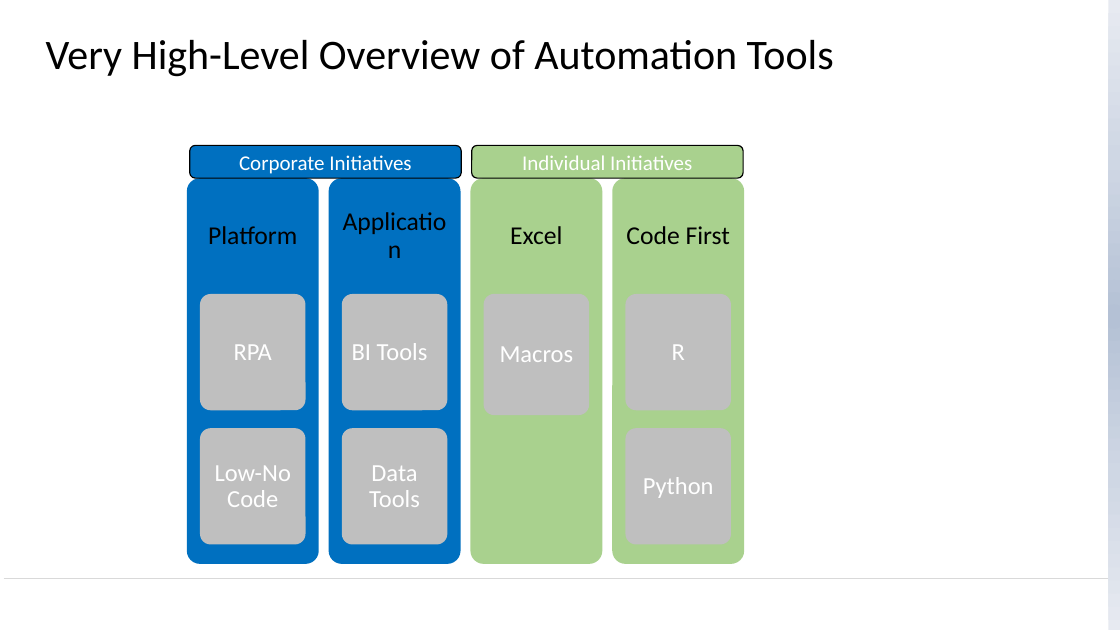
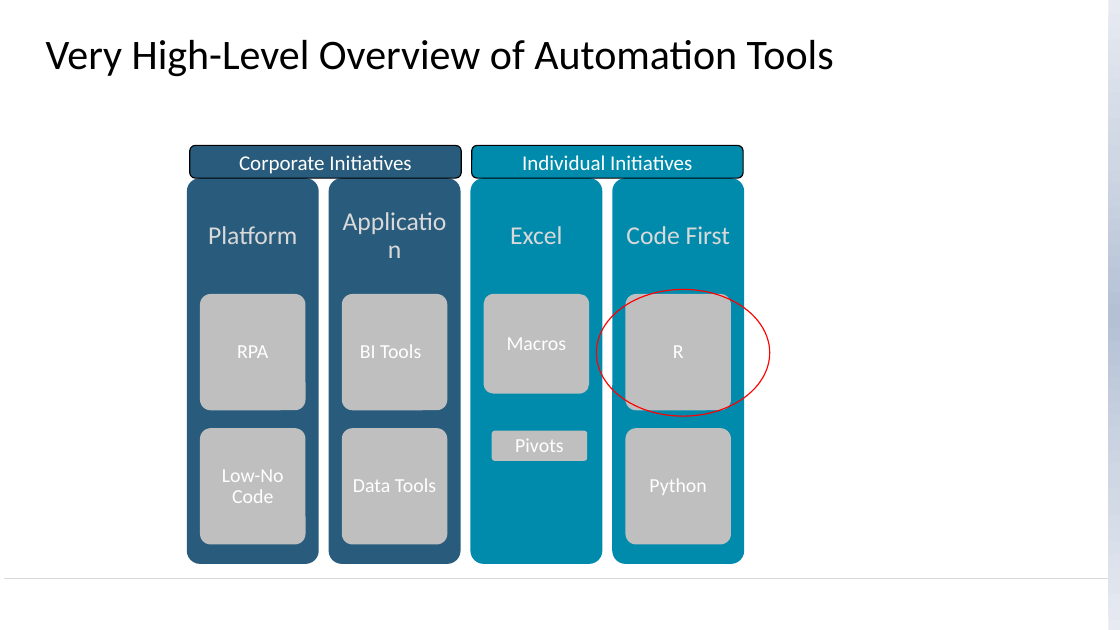
Before and after one commit to newtpm/iia-birmingham, a slide deck: slide 6 of Bravery - Brilliantly Lazy (Automation).pptx (slide 8 before the commit). Drawn at 1120x630 pixels with LibreOffice and Linux fonts; fonts in the diff are those of the drawing; background and template pictures are left out. Boxes give left, top, right and bottom in pixels: in the first picture for what was removed or moved away, otherwise in the second. Text is boxed around its words. In the diff, an @@ line names an element or a change of style, - is before the commit and + after.

```diff
--- a/Bravery - Brilliantly Lazy (Automation).pptx
+++ b/Bravery - Brilliantly Lazy (Automation).pptx
@@ fill #0070C0 to #285B7C in 3 elements at box(190, 145, 461, 178), box(187, 178, 318, 564), box(329, 178, 460, 564) @@
@@ fill #A9D18E to #008BAC in 3 elements at box(472, 145, 744, 178), box(471, 178, 602, 564), box(613, 178, 744, 564) @@
@@ text colour #000000 to #D9D9D9 in 4 elements at box(208, 226, 297, 244), box(329, 178, 460, 294), box(510, 226, 562, 244), box(626, 226, 730, 244) @@
@@ rounded rectangle: place and size @@
-rounded rectangle at box(484, 294, 590, 415)
+rounded rectangle at box(484, 294, 590, 394)
@@ size 21 to 17 pt; less space between paragraphs in 7 elements at box(237, 345, 268, 358), box(222, 469, 284, 503), box(360, 344, 421, 358), box(353, 478, 436, 492), box(673, 345, 684, 358), box(649, 478, 706, 495), box(507, 337, 567, 350) @@
@@ ellipse added at box(597, 290, 770, 417), outline #FF0000 1 pt @@
@@ rounded rectangle added at box(492, 431, 587, 461), fill #BFBFBF @@
@@ text added at box(515, 439, 563, 452), 17 pt, text #FFFFFF @@
+Pivots
```
Also in this commit, not shown: 4 other slides changed, 1 slide added, 4 slides removed, 4 other files.
